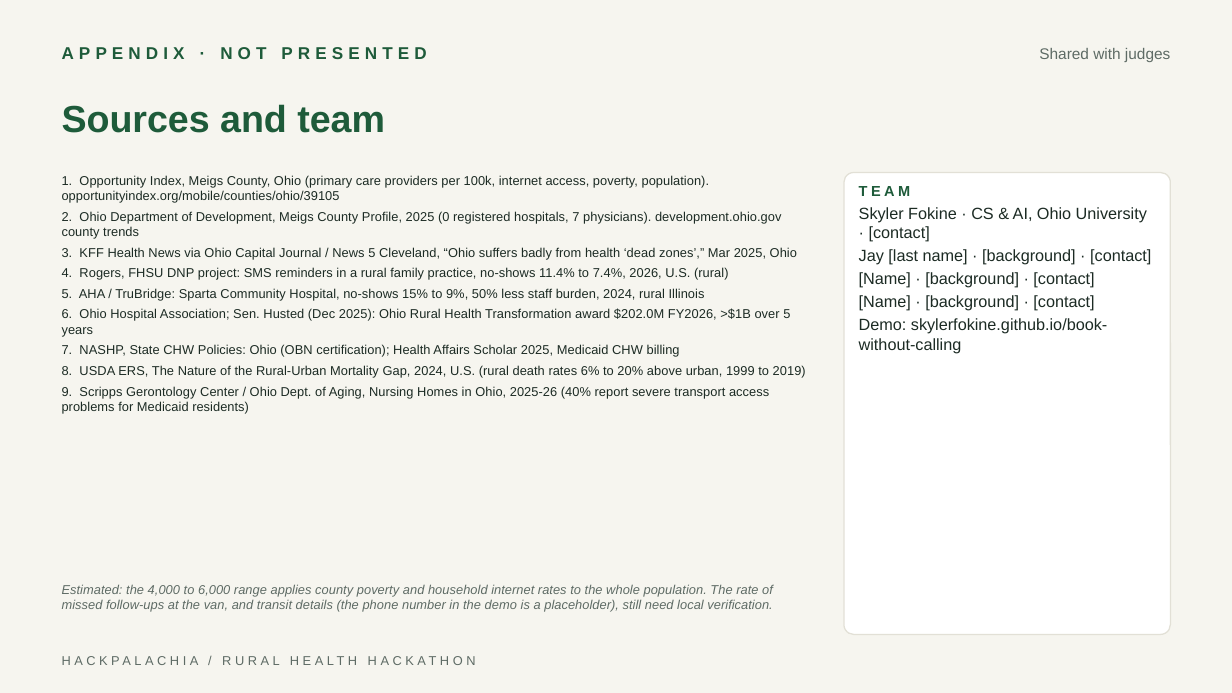
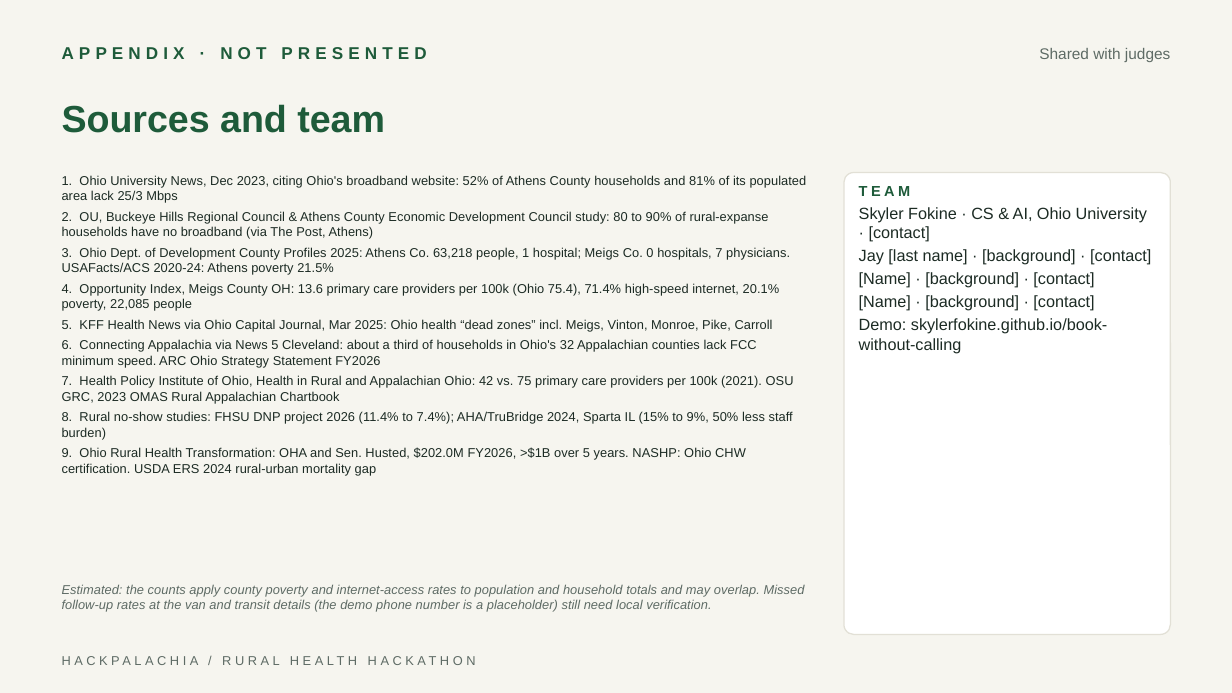
Before and after one commit to skylerfokine/book-without-calling, a slide deck: slide 9 of pitch/Book_Without_Calling_Pitch.pptx. Drawn at 1232x693 pixels with LibreOffice and Linux fonts; fonts in the diff are those of the drawing. Boxes give left, top, right and bottom in pixels: in the first picture for what was removed or moved away, otherwise in the second. Text is boxed around its words. In the diff, an @@ line names an element or a change of style, - is before the commit and + after.

```diff
--- a/pitch/Book_Without_Calling_Pitch.pptx
+++ b/pitch/Book_Without_Calling_Pitch.pptx
@@ text at (62, 175, 807, 476): text changed @@
-1. Opportunity Index, Meigs County, Ohio (primary care providers per 100k, internet access, poverty, population). opportunityindex.org/mobile/counties/ohio/39105
-2. Ohio Department of Development, Meigs County Profile, 2025 (0 registered hospitals, 7 physicians). development.ohio.gov county trends
-3. KFF Health News via Ohio Capital Journal / News 5 Cleveland, “Ohio suffers badly from health ‘dead zones’,” Mar 2025, Ohio
-4. Rogers, FHSU DNP project: SMS reminders in a rural family practice, no-shows 11.4% to 7.4%, 2026, U.S. (rural)
-5. AHA / TruBridge: Sparta Community Hospital, no-shows 15% to 9%, 50% less staff burden, 2024, rural Illinois
-6. Ohio Hospital Association; Sen. Husted (Dec 2025): Ohio Rural Health Transformation award $202.0M FY2026, >$1B over 5 years
-7. NASHP, State CHW Policies: Ohio (OBN certification); Health Affairs Scholar 2025, Medicaid CHW billing
-8. USDA ERS, The Nature of the Rural-Urban Mortality Gap, 2024, U.S. (rural death rates 6% to 20% above urban, 1999 to 2019)
-9. Scripps Gerontology Center / Ohio Dept. of Aging, Nursing Homes in Ohio, 2025-26 (40% report severe transport access problems for Medicaid residents)
+1. Ohio University News, Dec 2023, citing Ohio's broadband website: 52% of Athens County households and 81% of its populated area lack 25/3 Mbps
+2. OU, Buckeye Hills Regional Council & Athens County Economic Development Council study: 80 to 90% of rural-expanse households have no broadband (via The Post, Athens)
+3. Ohio Dept. of Development County Profiles 2025: Athens Co. 63,218 people, 1 hospital; Meigs Co. 0 hospitals, 7 physicians. USAFacts/ACS 2020-24: Athens poverty 21.5%
+4. Opportunity Index, Meigs County OH: 13.6 primary care providers per 100k (Ohio 75.4), 71.4% high-speed internet, 20.1% poverty, 22,085 people
+5. KFF Health News via Ohio Capital Journal, Mar 2025: Ohio health “dead zones” incl. Meigs, Vinton, Monroe, Pike, Carroll
+6. Connecting Appalachia via News 5 Cleveland: about a third of households in Ohio's 32 Appalachian counties lack FCC minimum speed. ARC Ohio Strategy Statement FY2026
+7. Health Policy Institute of Ohio, Health in Rural and Appalachian Ohio: 42 vs. 75 primary care providers per 100k (2021). OSU GRC, 2023 OMAS Rural Appalachian Chartbook
+8. Rural no-show studies: FHSU DNP project 2026 (11.4% to 7.4%); AHA/TruBridge 2024, Sparta IL (15% to 9%, 50% less staff burden)
+9. Ohio Rural Health Transformation: OHA and Sen. Husted, $202.0M FY2026, >$1B over 5 years. NASHP: Ohio CHW certification. USDA ERS 2024 rural-urban mortality gap
@@ text at (62, 584, 805, 612): text changed @@
-Estimated: the 4,000 to 6,000 range applies county poverty and household internet rates to the whole population. The rate of missed follow-ups at the van, and transit details (the phone number in the demo is a placeholder), still need local verification.
+Estimated: the counts apply county poverty and internet-access rates to population and household totals and may overlap. Missed follow-up rates at the van and transit details (the demo phone number is a placeholder) still need local verification.
```
Also in this commit, not shown: 5 other slides changed, 1 other file.
